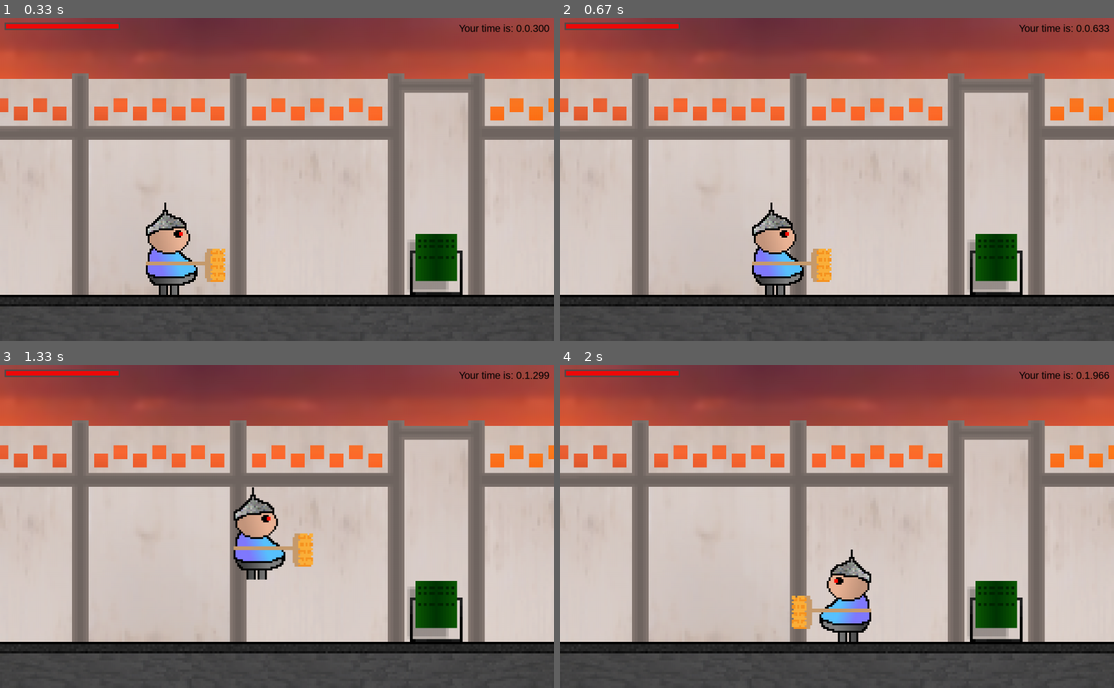
Above: before the commit, frames 1-4 (two rows, left to right).
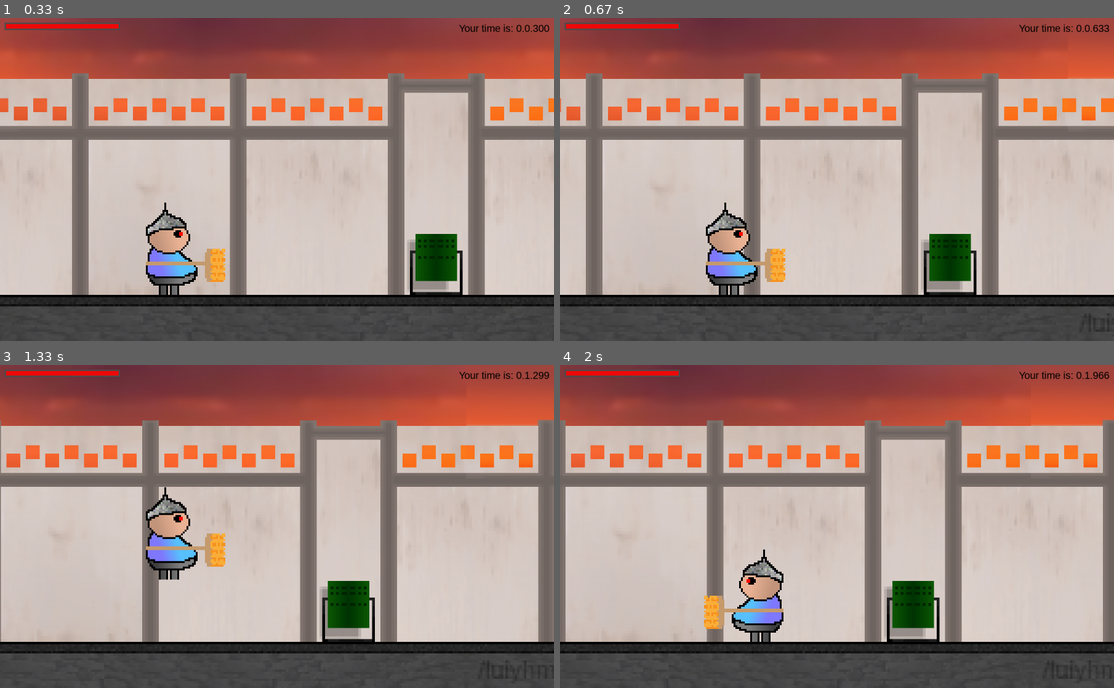
Above: after the commit, the same moments.

Repository: NikMatyukhin/true_pygame
Game: pygame game, started from src/main.py
Same seed, same stepped clock (60 frames per second), same inputs: the game is played once before the commit and once after it.
Inputs:
- Up to frame 1 (0.33 s): no input
- Up to frame 2 (0.67 s): hold Right from 0.33 s (still down)
- Up to frame 3 (1.33 s): release Right at 0.8 s; hold Up 0.83-1.13 s; hold Right from 1.17 s (still down)
- Up to frame 4 (2 s): release Right at 1.63 s; hold Left from 1.67 s (still down)

Frame 1 is identical in both runs. In frame 2, 24% of the frame differs, in the area x 0-100%, y 8-90%; in frame 3, 28%, in the area x 0-100%, y 0-98%; in frame 4, 26%.

Commit message:
Хорошее поведение экрана добавлено

Diff:
--- a/src/main.py
+++ b/src/main.py
@@ -76,6 +76,7 @@
         self.go_to_right = True
         self.vertical_impulse = 0
         self.horizontal_impulse = False
+        self.locked = False
 
         self.hp = 20
         self.attack = False
@@ -108,7 +109,7 @@
             if int(self.rect.bottom + self.vertical_impulse) > self.floor:
                 self.rect.y = self.player_level
                 self.vertical_impulse = 0
-            elif self.horizontal_impulse:
+            elif not player.locked and self.horizontal_impulse:
                 if int(self.rect.left - self.moving_speed) < 0:
                     self.horizontal_impulse = False
                     self.rect.move_ip(self.moving_speed if self.go_to_right else 0, self.vertical_impulse)
@@ -122,10 +123,10 @@
                 self.rect.move_ip(0, self.vertical_impulse)
             self.vertical_impulse += 0.98
 
-        elif not self.go_to_right and self.rect.left > 0 and self.horizontal_impulse:
+        elif not player.locked and not self.go_to_right and self.rect.left > 0 and self.horizontal_impulse:
             self.rect.move_ip(-self.moving_speed, 0)
 
-        elif self.go_to_right and self.rect.right < WIN_WIDTH and self.horizontal_impulse:
+        elif not player.locked and self.go_to_right and self.rect.right < WIN_WIDTH and self.horizontal_impulse:
             self.rect.move_ip(self.moving_speed, 0)
 
         if self.attack:
@@ -368,7 +369,13 @@
             if event.key == pygame.K_e:
                 player.start_attack()
 
-    if player.rect.left - player.moving_speed < 0 and DISTANCE > 400 or player.rect.right + player.moving_speed > WIN_WIDTH and DISTANCE < 20000:
+    player.locked = False
+
+    if not enemies and 400 <= DISTANCE < 20000 and player.rect.left > 200 and player.rect.right < WIN_HEIGHT:
+        background_floor.move()
+        background_ceil.move()
+        player.locked = True
+    elif player.rect.left - player.moving_speed < 0 and DISTANCE > 400 or player.rect.right + player.moving_speed > WIN_WIDTH and DISTANCE < 20000:
         background_floor.move()
         background_ceil.move()
         keys = pygame.key.get_pressed()
